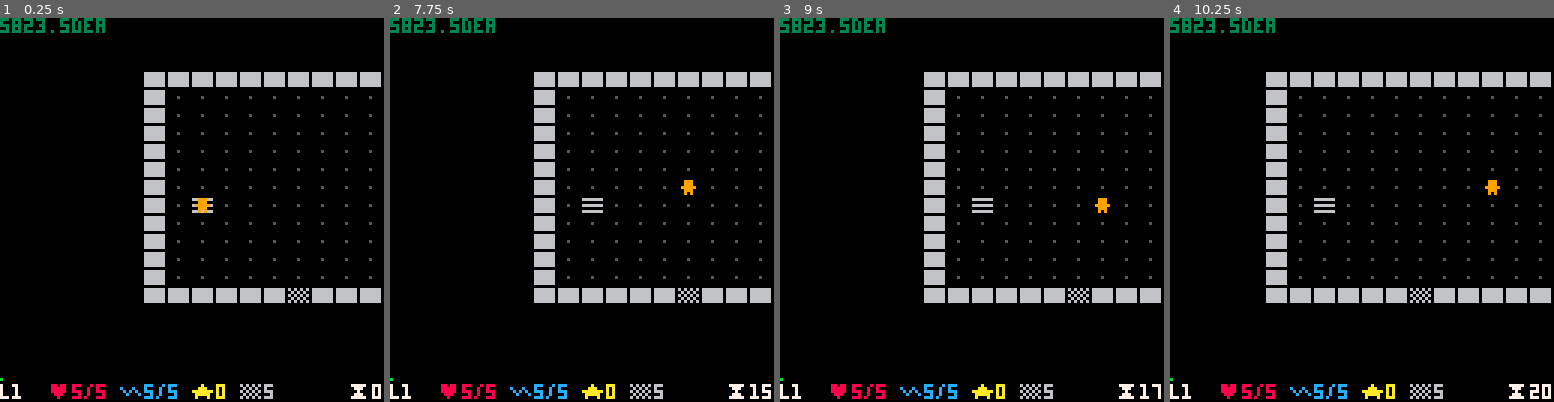
Above: before the commit, frames 1-4 (left to right).
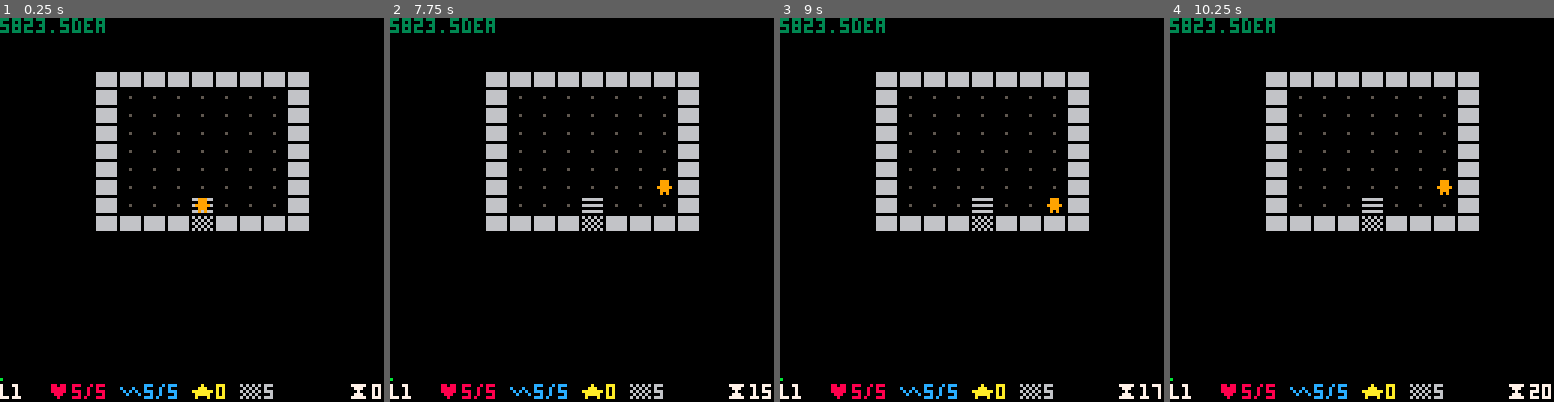
Above: after the commit, the same moments.

Repository: tobiasvl/pico-rl
Game: PICO-8 cartridge rogue.p8
The game is run twice, just before and just after one commit, with the same random seed, the same clock (stepped at 60 frames per second) and the same inputs.
Inputs:
- Up to frame 1 (0.25 s): no input
- Up to frame 2 (7.75 s): tap X (X key) at 0.33, 1.07, 1.85, 2.97, 4.08, 5.2, 6.32, 7.43 s; tap O (Z key) at 0.7, 1.7, 2.1, 2.5, 2.9, 3.3, 3.7, 4.1, 4.5, 4.9, 5.3, 5.7, 6.1, 6.5, 6.9, 7.3, 7.7 s; hold Right 1.6-2.1 s; hold Up 2.15-2.42 s; hold Right 2.47-3.03 s; hold Left 3.08-3.58 s; hold Down 3.63-3.97 s; hold Right 4.02-4.68 s; hold Up 4.73-5.03 s; hold Left 5.08-5.68 s; hold Down 5.73-6.03 s; hold Right 6.08-6.58 s; hold Right 6.63-7.13 s; hold Up 7.18-7.45 s; hold Right from 7.5 s (still down)
- Up to frame 3 (9 s): release Right at 8.07 s; tap O (Z key) at 8.1, 8.5, 8.9 s; hold Left 8.12-8.62 s; tap X (X key) at 8.55 s; hold Down from 8.67 s (still down)
- Up to frame 4 (10.25 s): release Down at 9 s; hold Right 9.05-9.72 s; tap O (Z key) at 9.3, 9.7, 10.1 s; tap X (X key) at 9.67 s; hold Up 9.77-10.07 s; hold Left from 10.12 s (still down)

The runs differ from the first frame. In frame 1, 10% of the frame differs, in the area x 25-100%, y 14-75%; in frame 2, 10%; in frame 3, 10%; in frame 4, 7.6%.

Commit message:
Indentation fix again...
I fixed my Atom settings so this hopefully won't happen again

Diff:
--- a/rogue.p8
+++ b/rogue.p8
@@ -46,16 +46,16 @@
 
  --generate dummy mobs
  for _=1,7 do
-   local x,y
-   repeat
-     x,y=ceil(rnd(dungeon._width)),ceil(rnd(dungeon._height))
-   until dungeon.map[x][y]==0
-   add(mobs,mob:new({
-     c="😐",
-     hp=1,
-     x=x,
-     y=y
-   }))
+  local x,y
+  repeat
+   x,y=ceil(rnd(dungeon._width)),ceil(rnd(dungeon._height))
+  until dungeon.map[x][y]==0
+  add(mobs,mob:new({
+   c="😐",
+   hp=1,
+   x=x,
+   y=y
+  }))
  end
 
  cam={x=-player.x*w+64,y=-player.y*h+60}
@@ -71,230 +71,228 @@
   {0,1},
   {-1,1},
   {1,1}}
-end
--->8
---generate dungeon
-
-function gendun_rogue(w, h, gw, gh)
-  -- https://web.archive.org/web/20130510010345/http://kuoi.com/~kamikaze/gamedesign/art07_rogue_dungeon.php
-  local map={}
-  local grid={}
-  local rooms={}
-  local unconnected={}
-
-  function connect_rooms(r1,r2)
-    add(r1.connected_neighbors,r2)
-    add(r2.connected_neighbors,r1)
-    r1.connected=true
-    r2.connected=true
-    del(unconnected,r1)
-    del(unconnected,r2)
-  end
-
-  for x=1,w do
-    local col=add(map,{})
-    for y=1,h do
-      add(col,1)
+ end
+ -->8
+ --generate dungeon
+
+ function gendun_rogue(w, h, gw, gh)
+ -- https://web.archive.org/web/20130510010345/http://kuoi.com/~kamikaze/gamedesign/art07_rogue_dungeon.php
+ local map={}
+ local grid={}
+ local rooms={}
+ local unconnected={}
+
+ function connect_rooms(r1,r2)
+  add(r1.connected_neighbors,r2)
+  add(r2.connected_neighbors,r1)
+  r1.connected=true
+  r2.connected=true
+  del(unconnected,r1)
+  del(unconnected,r2)
+ end
+
+ for x=1,w do
+  local col=add(map,{})
+  for y=1,h do
+   add(col,1)
+  end
+ end
+ --1 2
+ for y=1,gh do
+  local col=add(grid,{})
+  for x=1,gw do
+   local room=add(col,{connected=false,neighbors={},connected_neighbors={},gx=x,gy=y})
+   add(rooms,room)
+   add(unconnected,room)
+  end
+ end
+
+ for y=1,gh do
+  for x=1,gw do
+   local room=grid[y][x]
+   for i in all(four) do
+    local ny=y+i[2]
+    local nx=x+i[1]
+    if ny>0 and ny<=gh and nx>0 and nx<=gw then
+     add(room.neighbors,grid[ny][nx])
     end
-  end
-  --1 2
-  for y=1,gh do
-    local col=add(grid,{})
-    for x=1,gw do
-      local room=add(col,{connected=false,neighbors={},connected_neighbors={},gx=x,gy=y})
-      add(rooms,room)
-      add(unconnected,room)
+   end
+   room.neighbors=shuffle(room.neighbors)
+  end
+ end
+
+ --3
+ local room=rooms[ceil(rnd(#rooms))]
+ room.connected=true
+ del(unconnected,room)
+ local start=room
+
+ --4
+ ::continue::
+ for n in all(room.neighbors) do
+  if not n.connected then
+   connect_rooms(room,n)
+   room=n
+   goto continue
+  end
+ end
+
+ --5
+ local goal
+ -- this is not very efficient
+ while #unconnected>0 do
+  for room in all(unconnected) do
+   for n in all(room.neighbors) do
+    if n.connected then
+     connect_rooms(room,n)
+     break
     end
-  end
-
-  for y=1,gh do
-    for x=1,gw do
-      local room=grid[y][x]
-      for i in all(four) do
-        local ny=y+i[2]
-        local nx=x+i[1]
-        if ny>0 and ny<=gh and nx>0 and nx<=gw then
-          add(room.neighbors,grid[ny][nx])
-        end
-      end
-      room.neighbors=shuffle(room.neighbors)
+   end
+  end
+ end
+ goal=room
+
+ --6
+ assert(#unconnected==0)
+ for room in all(rooms) do
+  assert(room.connected)
+ end
+
+ --7
+ for _=0,flr(rnd(gw)) do
+  local room=rooms[ceil(rnd(#rooms))]
+  for n in all(room.neighbors) do
+   for n2 in all(room.connected_neighbors) do
+    if n==n2 then
+     goto next_room
     end
-  end
-
-  --3
-  local gy=flr(rnd(#grid))+1
-  local gx=flr(rnd(#grid[1]))+1
-  local room=grid[gy][gx]
-  room.connected=true
-  del(unconnected,room)
-  local start=room
-
-  --4
-  ::continue::
-  for n in all(room.neighbors) do
-    if not n.connected then
-      connect_rooms(room,n)
-      room=n
-      goto continue
+   end
+   connect_rooms(room,n)
+   break
+   ::next_room::
+  end
+ end
+
+ --8 carve
+ for y=1,gh do
+  for x=1,gw do
+   local room=grid[y][x]
+   local r=flr(rnd(3))
+   room.start_y=(y-1)*flr(h/gh)+2+r
+   room.end_y=y*flr(h/gh)-r
+   room.start_x=(x-1)*flr(w/gw)+2+r
+   room.end_x=x*flr(w/gw)-r
+   for yy=room.start_y,room.end_y do
+    for xx=room.start_x,room.end_x do
+     map[xx][yy]=0
     end
-  end
-
-  --5
-  local goal
-  -- this is not very efficient
-  while #unconnected>0 do
-    for room in all(unconnected) do
-      for n in all(room.neighbors) do
-        if n.connected then
-          connect_rooms(room,n)
-          break
-        end
-      end
+   end
+  end
+ end
+ -- carve corridors
+ for y=1,gh do
+  for x=1,gw do
+   local room=grid[y][x]
+   for n in all(room.connected_neighbors) do
+    local start={x=room.start_x+flr((room.end_x-room.start_x)/2),y=room.start_y+flr((room.end_y-room.start_y)/2)}
+    local goal={x=n.start_x+flr((n.end_x-n.start_x)/2),y=n.start_y+flr((n.end_y-n.start_y)/2)}
+    --start={x=flr(rnd(room.end_x-room.start_x))+room.start_x+1,y=flr(rnd(room.end_y-room.start_y))+room.start_y+1}
+    --goal={x=flr(rnd(n.end_x-n.start_x))+n.start_x+1,y=flr(rnd(n.end_y-n.start_y))+n.start_y+1}
+    local dir_x=sgn(goal.x-start.x)
+    local dir_y=sgn(goal.y-start.y)
+
+    --local yy=start.y
+    --for xx=start.x,goal.x,dir_x do
+    --  if (map[xx][yy]==1) map[xx][yy]=2
+    --  map[xx][yy]=2
+    --end
+    --local xx=start.x
+    --for yy=start.y,goal.y,dir_y do
+    --  if (map[xx][yy]==1) map[xx][yy]=2
+    --  map[xx][yy]=2
+    --end
+    -- change to pathfinding
+    for xx=start.x,goal.x,dir_x do
+     for yy=start.y,goal.y,dir_y do
+      if (map[xx][yy]==1) map[xx][yy]=2
+     end
     end
-  end
-  goal=room
-
-  --6
-  assert(#unconnected==0)
-  for room in all(rooms) do
-    assert(room.connected)
-  end
-
-  --7
-  for _=0,flr(rnd(gw)) do
-    local room=rooms[ceil(rnd(#rooms))]
-    for n in all(room.neighbors) do
-      for n2 in all(room.connected_neighbors) do
-        if n==n2 then
-          goto next_room
-        end
-      end
-      connect_rooms(room,n)
-      break
-      ::next_room::
-    end
-  end
-
-  --8 carve
-  for y=1,gh do
-    for x=1,gw do
-      local room=grid[y][x]
-      local r=flr(rnd(3))
-      room.start_y=(y-1)*flr(h/gh)+2+r
-      room.end_y=y*flr(h/gh)-r
-      room.start_x=(x-1)*flr(w/gw)+2+r
-      room.end_x=x*flr(w/gw)-r
-      for yy=room.start_y,room.end_y do
-        for xx=room.start_x,room.end_x do
-          map[xx][yy]=0
-        end
-      end
-    end
-  end
-  -- carve corridors
-  for y=1,gh do
-    for x=1,gw do
-      local room=grid[y][x]
-      for n in all(room.connected_neighbors) do
-        local start={x=room.start_x+flr((room.end_x-room.start_x)/2),y=room.start_y+flr((room.end_y-room.start_y)/2)}
-        local goal={x=n.start_x+flr((n.end_x-n.start_x)/2),y=n.start_y+flr((n.end_y-n.start_y)/2)}
-        --start={x=flr(rnd(room.end_x-room.start_x))+room.start_x+1,y=flr(rnd(room.end_y-room.start_y))+room.start_y+1}
-        --goal={x=flr(rnd(n.end_x-n.start_x))+n.start_x+1,y=flr(rnd(n.end_y-n.start_y))+n.start_y+1}
-        local dir_x=sgn(goal.x-start.x)
-        local dir_y=sgn(goal.y-start.y)
-
-        --local yy=start.y
-        --for xx=start.x,goal.x,dir_x do
-        --  if (map[xx][yy]==1) map[xx][yy]=2
-        --  map[xx][yy]=2
-        --end
-        --local xx=start.x
-        --for yy=start.y,goal.y,dir_y do
-        --  if (map[xx][yy]==1) map[xx][yy]=2
-        --  map[xx][yy]=2
-        --end
-        -- change to pathfinding
-        for xx=start.x,goal.x,dir_x do
-          for yy=start.y,goal.y,dir_y do
-            if (map[xx][yy]==1) map[xx][yy]=2
-          end
-        end
-      end
-    end
-  end
-
-  --9 doors
-
-  --10 stairs
-  assert(start!=goal)
-  do
-    local x=flr(rnd(start.end_x-start.start_x)+start.start_x)+1
-    local y=flr(rnd(start.end_y-start.start_y)+start.start_y)+1
-    map[x][y]=3
-    player.x=x
-    player.y=y
-  end
-  do
-    local x=flr(rnd(goal.end_x-goal.start_x)+goal.start_x)+1
-    local y=flr(rnd(goal.end_y-goal.start_y)+goal.start_y)+1
-    map[x][y]=3
-  end
-
-  local dungeon={}
-  dungeon._width=w
-  dungeon._height=h
-  dungeon.map=map
-  dungeon.grid=grid
-  dungeon.rooms=rooms
-  dungeon._doors={}
-  dungeon.start=start
-  return dungeon
+   end
+  end
+ end
+
+ --9 doors
+
+ --10 stairs
+ assert(start!=goal)
+ do
+  local x=flr(rnd(start.end_x-start.start_x)+start.start_x)+1
+  local y=flr(rnd(start.end_y-start.start_y)+start.start_y)+1
+  map[x][y]=3
+  player.x=x
+  player.y=y
+ end
+ do
+  local x=flr(rnd(goal.end_x-goal.start_x)+goal.start_x)+1
+  local y=flr(rnd(goal.end_y-goal.start_y)+goal.start_y)+1
+  map[x][y]=3
+ end
+
+ local dungeon={}
+ dungeon._width=w
+ dungeon._height=h
+ dungeon.map=map
+ dungeon.grid=grid
+ dungeon.rooms=rooms
+ --dungeon._doors={}
+ dungeon.start=start
+ return dungeon
 end
 
 function generate_fogmap(map)
-  local fogmap={}
-  for x=1,#map do
-    add(fogmap,{})
-    for y=1,#map[1] do
-      add(fogmap[i],0)
-    end
-  end
-  return fogmap
+ local fogmap={}
+ for x=1,#map do
+  add(fogmap,{})
+  for y=1,#map[1] do
+   add(fogmap[i],0)
+  end
+ end
+ return fogmap
 end
 
 function coords_to_room(x,y)
-  for room in all(dungeon.rooms) do
-    if x>=room.start_x and x<=room.end_x and y>=room.start_y and y<=room.end_y then
-      return room
-    end
-  end
+ for room in all(dungeon.rooms) do
+  if x>=room.start_x and x<=room.end_x and y>=room.start_y and y<=room.end_y then
+   return room
+  end
+ end
 end
 
 function unfogroom(room)
-  if dungeon.map[player.x][player.y]==2 then
-    for dir in all(dirs) do --eight or four?
-      local x,y=player.x+dir[1],player.y+dir[2]
-      if dungeon.map[x][y]==2 or dungeon.map[x][y]==0 then
-        fogmap[x][y]=1
-      end
-    end
-    return
-  end
-  for x=room.start_x-1,room.end_x+1 do
-    for y=room.start_y-1,room.end_y+1 do
-      fogmap[x][y]=1
-    end
-  end
+ if dungeon.map[player.x][player.y]==2 then
+  for dir in all(dirs) do --eight or four?
+   local x,y=player.x+dir[1],player.y+dir[2]
+   if dungeon.map[x][y]==2 or dungeon.map[x][y]==0 then
+    fogmap[x][y]=1
+   end
+  end
+  return
+ end
+ for x=room.start_x-1,room.end_x+1 do
+  for y=room.start_y-1,room.end_y+1 do
+   fogmap[x][y]=1
+  end
+ end
 end
 
 function fogdungeon()
-  for x=1,#dungeon.map do
-    for y=1,#dungeon.map[1] do
-      if fogmap[x][y]==1 then
-        fogmap[x][y]=2
-      end
-    end
-  end
+ for x=1,#dungeon.map do
+  for y=1,#dungeon.map[1] do
+   if fogmap[x][y]==1 then
+    fogmap[x][y]=2
+   end
+  end
+ end
 end
 -->8
 --update
@@ -361,7 +359,7 @@
   print("∧ ∧",70,20,10)
   print([[   _
   | |
- /___\]],67,26,12)
+  /___\]],67,26,12)
   print("◆",77,25,8)
   print("웃",77,32,9)
  end
@@ -377,47 +375,44 @@
 function game_draw()
  cls()
 
---[[
+ --[[
  for coords,item in pairs(dungeon) do
-  print(item,coords[1]*w+cam.x,coords[2]*h+cam.y,6)
- end
+ print(item,coords[1]*w+cam.x,coords[2]*h+cam.y,6)
+end
 ]]
 
- fogdungeon()
- unfogroom(coords_to_room(player.x,player.y))
-
- for x=1,dungeon._width do
-  for y=1,dungeon._height do
-    local c=6
-    if fogmap[x][y]==2 then
-      c=5
-    end
-    if fogmap[x][y]==1 or fogmap[x][y]==2 then
-     local item=dungeon.map[x][y]
-     if item==1 then
-      print("█",x*w+cam.x,y*h+cam.y,c)
-     elseif item==2 then
-      print("▒",x*w+cam.x,y*h+cam.y,c)
-    elseif item==3 then
-      print("▤",x*w+cam.x,y*h+cam.y,c)
-     else
-      if (fogmap[x][y]==1) print(".",x*w+cam.x+2,y*h+cam.y-2,5)
-     end
-    end
-  end
- end
-
- for d in all(dungeon._doors) do
-   print("++",d.x*w+cam.x,d.y*h+cam.y)
- end
-
- for m in all(mobs) do
-  if fogmap[m.x][m.y]==1 then
-    print(m.c,m.x*w+cam.x,m.y*h+cam.y,m.col)
-  end
- end
-
- drawhud()
+fogdungeon()
+unfogroom(coords_to_room(player.x,player.y))
+
+for x=1,dungeon._width do
+ for y=1,dungeon._height do
+  local c=6
+  if fogmap[x][y]==2 then
+   c=5
+  end
+  if fogmap[x][y]==1 or fogmap[x][y]==2 then
+   local parts={"█","▒","▤"}
+   local part=parts[dungeon.map[x][y]]
+   if part then
+    print(part,x*w+cam.x,y*h+cam.y,c)
+   else
+    if (fogmap[x][y]==1) print(".",x*w+cam.x+2,y*h+cam.y-2,5)
+   end
+  end
+ end
+end
+
+--for d in all(dungeon._doors) do
+-- print("++",d.x*w+cam.x,d.y*h+cam.y)
+--end
+
+for m in all(mobs) do
+ if fogmap[m.x][m.y]==1 then
+  print(m.c,m.x*w+cam.x,m.y*h+cam.y,m.col)
+ end
+end
+
+drawhud()
 end
 
 function drawhud()
@@ -446,34 +441,34 @@
 --tools
 
 function getrandomint(min, max)
-    min=min and min or 0
-    max=max and max or 1
-    return flr(rnd(max))+min
+ min=min and min or 0
+ max=max and max or 1
+ return flr(rnd(max))+min
 end
 
 function shuffle(t)
-  for n=1,#t*2 do -- #t*2 times seems enough
-    local a,b=flr(1+rnd(#t)),flr(1+rnd(#t))
-    t[a],t[b]=t[b],t[a]
-  end
-  return t
+ for n=1,#t*2 do -- #t*2 times seems enough
+  local a,b=flr(1+rnd(#t)),flr(1+rnd(#t))
+  t[a],t[b]=t[b],t[a]
+ end
+ return t
 end
 four={
-                { 0,-1},
-                { 1, 0},
-                { 0, 1},
-                {-1, 0}
-               }
+ { 0,-1},
+ { 1, 0},
+ { 0, 1},
+ {-1, 0}
+}
 eight={
-    { 0,-1},
-    { 1,-1},
-    { 1, 0},
-    { 1, 1},
-    { 0, 1},
-    {-1, 1},
-    {-1, 0},
-    {-1,-1}
-   }
+ { 0,-1},
+ { 1,-1},
+ { 1, 0},
+ { 1, 1},
+ { 0, 1},
+ {-1, 1},
+ {-1, 0},
+ {-1,-1}
+}
 function center(str,y,c)
  if (c) color(c)
  print(str,64-#str/2,y)
@@ -490,10 +485,10 @@
 end
 
 function round(x)
-  if x%2 ~= 0.5 then
-    return flr(x+0.5)
-  end
-  return x-0.5
+ if x%2 ~= 0.5 then
+  return flr(x+0.5)
+ end
+ return x-0.5
 end
 -->8
 -- mob
